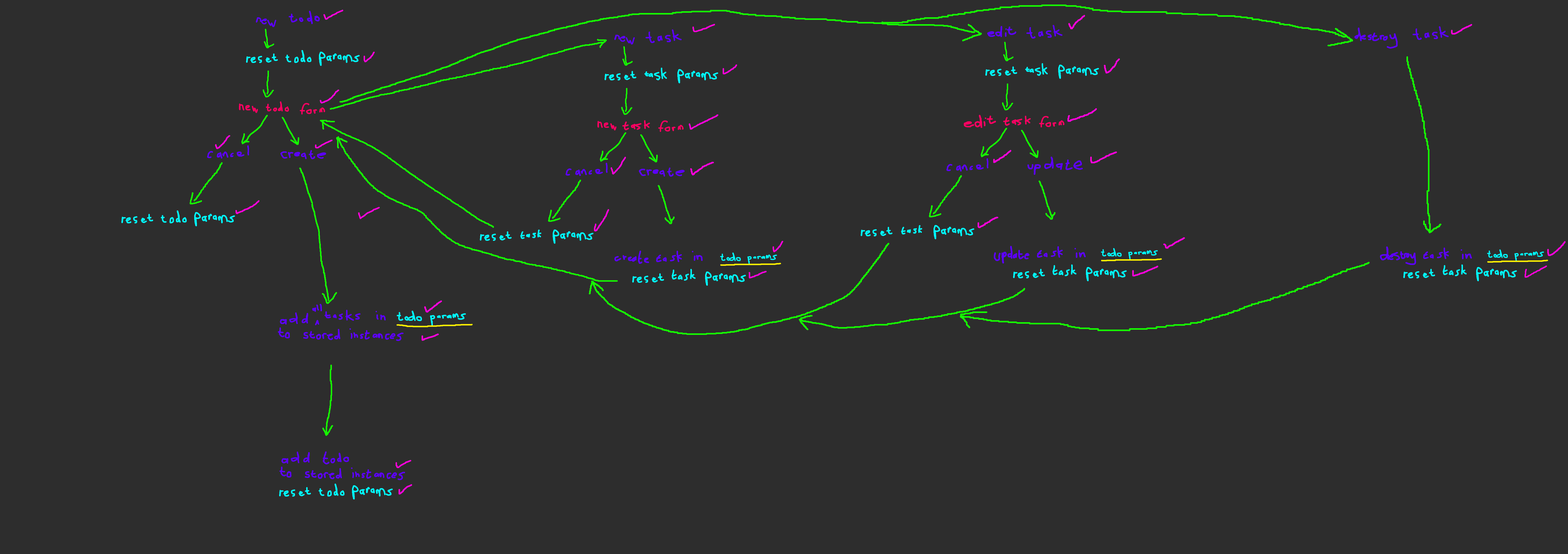
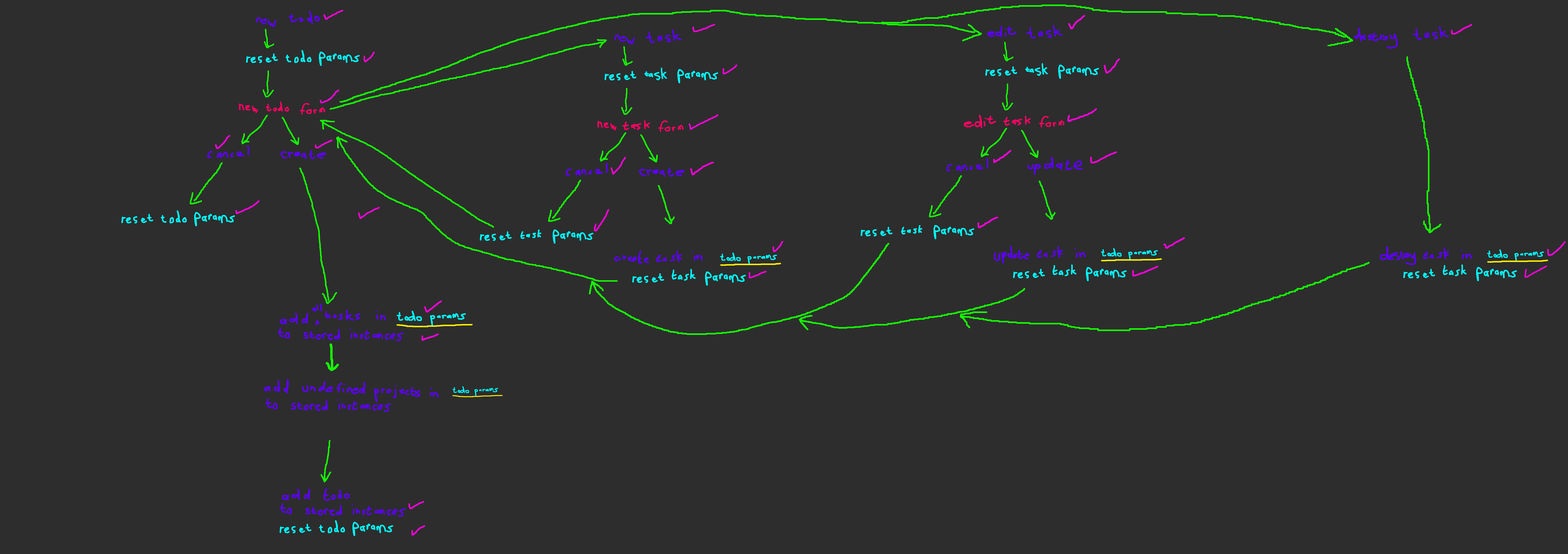
Layer changes from the first 1568px x 554px image to the second:
painted on "Paint Layer 2" over [264, 343, 503, 537]
painted on "Paint Layer 1" over [264, 343, 503, 537]
